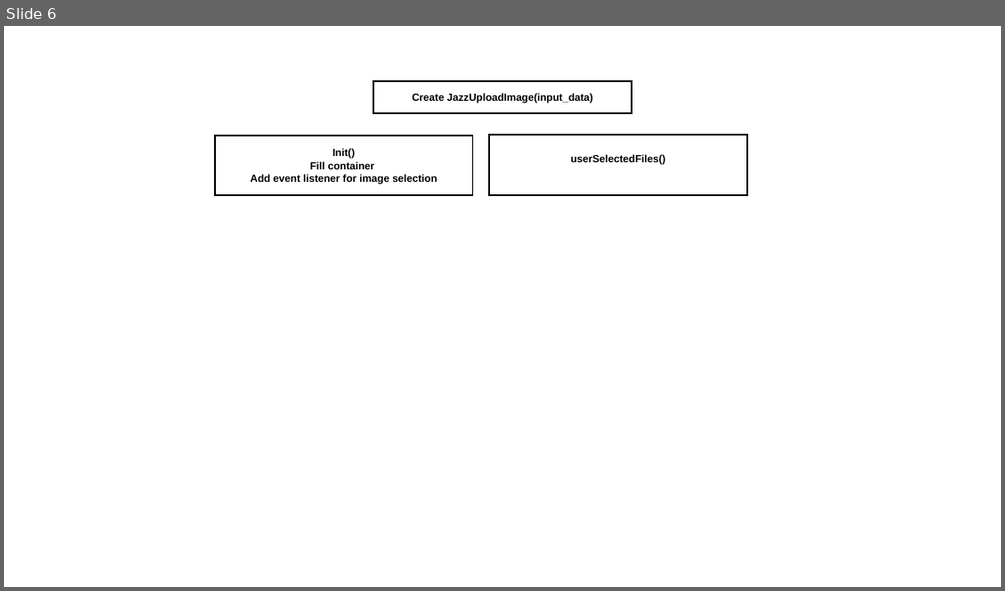
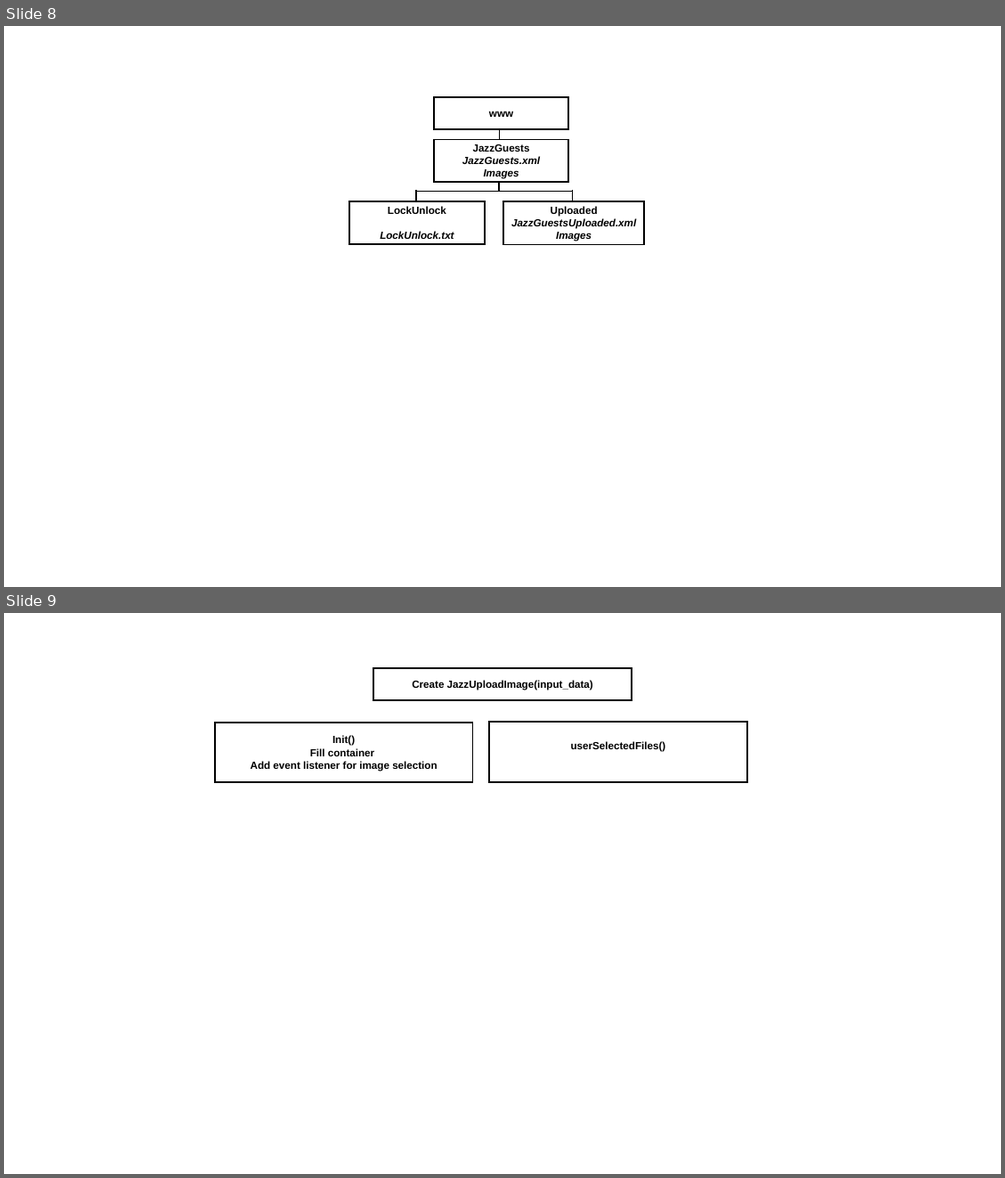
Before and after one commit to JazzLiveAarau/WwwGuestbook, a slide deck: Description/JazzGuestsUpload.pptx. Shown one above the other, each under a label of ours: slide 6 before the commit, slides 8 and 9 after it. The pictures are 1005x591 and 1005x1178 pixels, drawn with LibreOffice and Linux fonts; fonts in the diff are those of the drawing. Boxes give left, top, right and bottom in pixels: in the first picture for what was removed or moved away, otherwise in the second. Text is boxed around its words. In the diff, an @@ line names an element or a change of style, - is before the commit and + after.

Commit message:
Bug image path for uploaded fixed

```diff
--- a/Description/JazzGuestsUpload.pptx
+++ b/Description/JazzGuestsUpload.pptx
@@ slide 8 added at (x1=4, y1=26, x2=1001, y2=587), background #FFFFFF @@
@@ rectangle added at (x1=434, y1=97, x2=568, y2=129), outline #000000 1.5 pt, 10 pt, text #000000, bold @@
+www
@@ line added from (500, 141) to (500, 129), #000000 1.25 pt @@
@@ rectangle added at (x1=434, y1=140, x2=568, y2=182), outline #000000 1.5 pt, 10 pt, text #000000, bold, italic @@
+JazzGuests
+JazzGuests.xml
+Images
@@ line added from (499, 192) to (499, 181), #000000 1.25 pt @@
@@ rectangle added at (x1=349, y1=201, x2=484, y2=244), outline #000000 1.5 pt, 10 pt, text #000000, bold, italic @@
+LockUnlock
+LockUnlock.txt
@@ line added from (416, 200) to (416, 190), #000000 1.25 pt @@
@@ line added from (573, 192) to (417, 192), #000000 1.25 pt @@
@@ rectangle added at (x1=503, y1=201, x2=645, y2=244), outline #000000 1.5 pt, 10 pt, text #000000, bold, italic @@
+Uploaded
+JazzGuestsUploaded.xml
+Images
@@ line added from (573, 201) to (573, 190), #000000 1.25 pt @@
@@ what was slide 6 is now slide 9 @@
```
Also in this commit, not shown: 2 other slides added, 3 other files.
